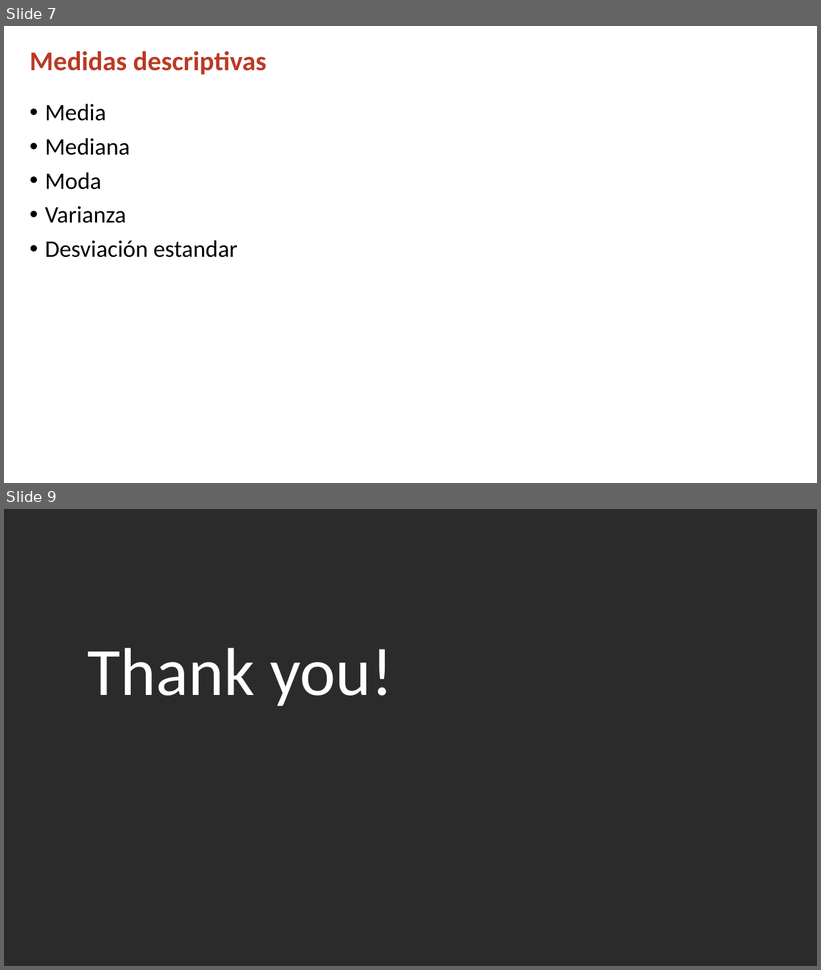
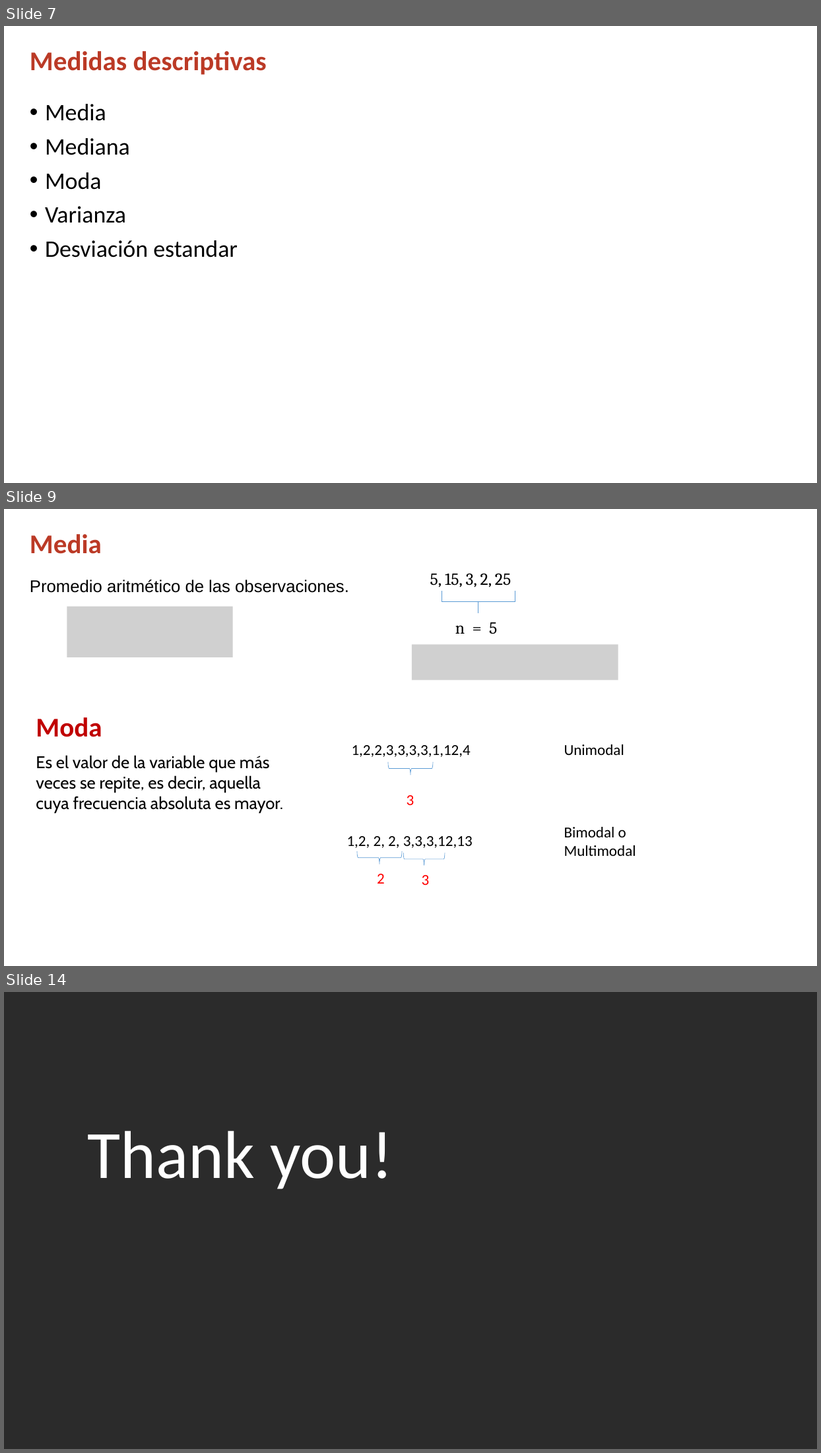
Before and after one commit to j-river1/taller_honduras, a slide deck: DIA_1/Medidas_descriptivas.pptx. Shown one above the other, each under a label of ours: slides 7 and 9 before the commit, slides 7, 9 and 14 after it; the slides between them are not shown. The pictures are 821x970 and 821x1453 pixels, drawn with LibreOffice and Linux fonts; fonts in the diff are those of the drawing; grey boxes stand for pictures; background and template pictures are left out; a plain dark background stands for a picture behind light text. Boxes give left, top, right and bottom in pixels: in the first picture for what was removed or moved away, otherwise in the second. Text is boxed around its words. In the diff, an @@ line names an element or a change of style, - is before the commit and + after.

```diff
--- a/DIA_1/Medidas_descriptivas.pptx
+++ b/DIA_1/Medidas_descriptivas.pptx
@@ slide 9 added at (4, 509, 817, 966), background #FFFFFF @@
@@ title added at (30, 534, 102, 554), 32 pt, text #BB3A26, bold @@
+Media
@@ text added at (30, 580, 349, 593), 20 pt, text #000000 @@
+Promedio aritmético de las observaciones.
@@ text added at (430, 573, 511, 588), 20 pt, text #000000 @@
+5, 15, 3, 2, 25
@@ picture added at (67, 607, 233, 658) @@
@@ left brace added at (442, 590, 516, 613), outline #5B9BD5 0.5 pt @@
@@ text added at (455, 622, 497, 634), 20 pt, text #000000 @@
+n = 5
@@ picture added at (412, 644, 618, 680) @@
@@ text added at (36, 718, 283, 813), 20 pt, text #000000 @@
+Moda
+Es el valor de la variable que más veces se repite, es decir, aquella cuya frecuencia absoluta es mayor.
@@ text added at (352, 745, 471, 757), 18 pt, text #000000 @@
+1,2,2,3,3,3,3,1,12,4
@@ text added at (564, 745, 624, 755), 18 pt, text #000000 @@
+Unimodal
@@ left brace added at (388, 762, 433, 775), outline #5B9BD5 0.5 pt @@
@@ text added at (407, 795, 415, 805), 18 pt, text #FF0000 @@
+3
@@ text added at (347, 836, 473, 848), 18 pt, text #000000 @@
+1,2, 2, 2, 3,3,3,12,13
@@ text added at (564, 827, 636, 856), 18 pt, text #000000 @@
+Bimodal o
+Multimodal
@@ left brace added at (357, 852, 402, 864), outline #5B9BD5 0.5 pt @@
@@ left brace added at (403, 854, 445, 866), outline #5B9BD5 0.5 pt @@
@@ text added at (377, 874, 385, 884), 18 pt, text #FF0000 @@
+2
@@ text added at (422, 875, 430, 885), 18 pt, text #FF0000 @@
+3
@@ what was slide 9 is now slide 14 @@
```
Also in this commit, not shown: 5 other slides added, 1 slide removed.
